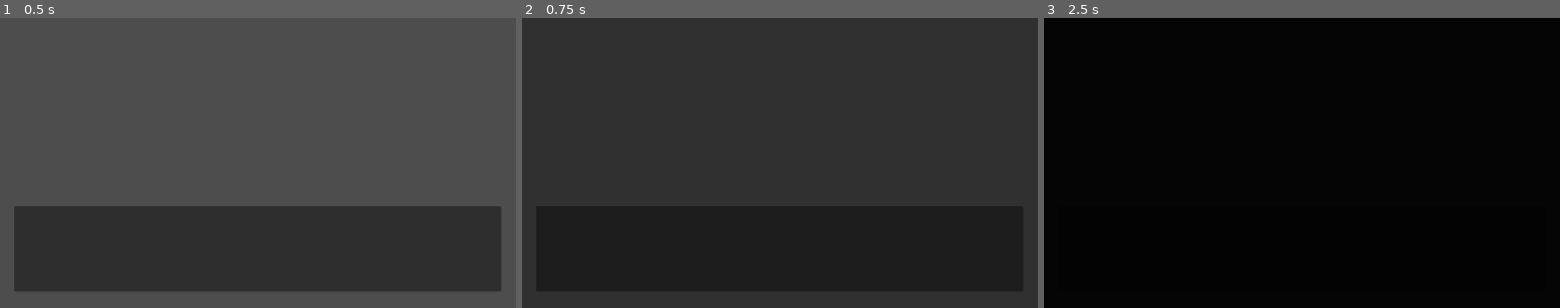
Above: before the commit, frames 1-3 (left to right).
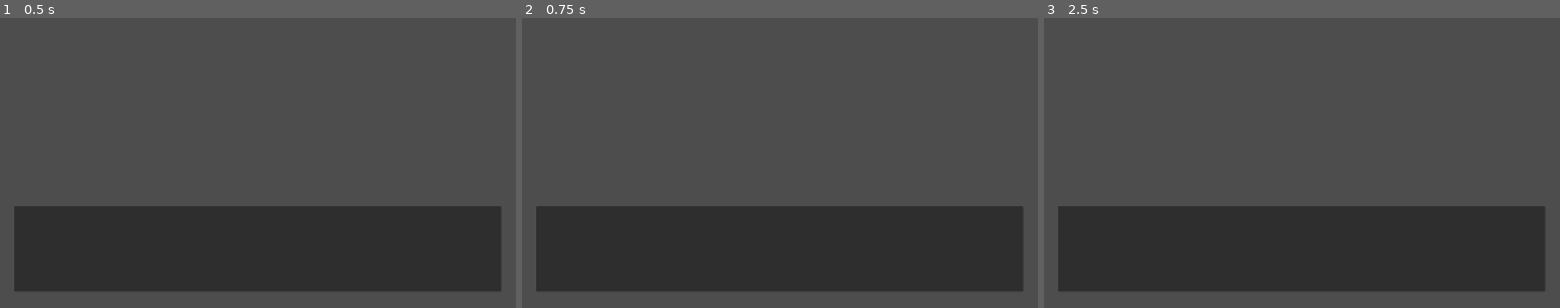
Above: after the commit, the same moments.

Repository: NoContextOrg/anino-visual-novel
Game: Godot game, scene res://scenes/templates/MasterChapter.tscn
Same seed, same stepped clock (60 frames per second), same inputs: the game is played once before the commit and once after it.
Inputs (mouse positions are in pixels of both pictures, inside the frame that each line leads up to):
- Up to frame 1 (0.5 s): no input
- Up to frame 2 (0.75 s): tap Enter at 0.5 s; move the mouse to (893, 148) at 0.52 s; press the mouse at (893, 148) at 0.53 s
- Up to frame 3 (2.5 s): release the mouse at (1415, 148) at 1.25 s; drag from (1198, 177) to (1276, 221) at 1.27 s; tap Space at 2 s; move the mouse to (1353, 99) at 2.02 s; hold Shift from 2.03 s (still down); click (1353, 99) at 2.3 s

Frame 1 is identical in both runs. In frame 2, 72% of the frame differs, in the area x 0-100%, y 0-100%; in frame 3, 100%.

Commit message:
feat: remove unused input handling and fade functions from sceneTransition

Diff:
--- a/src/gameplay/sceneTransition.gd
+++ b/src/gameplay/sceneTransition.gd
@@ -10,10 +10,3 @@
 	await anim_player.animation_finished
 
 	get_tree().change_scene_to_file(target_scene_path)
-
-func _input(event):
-	if event.is_action_pressed("proceed"):
-		_fade()
-
-func _fade():
-	anim_player.play("fade_out")
